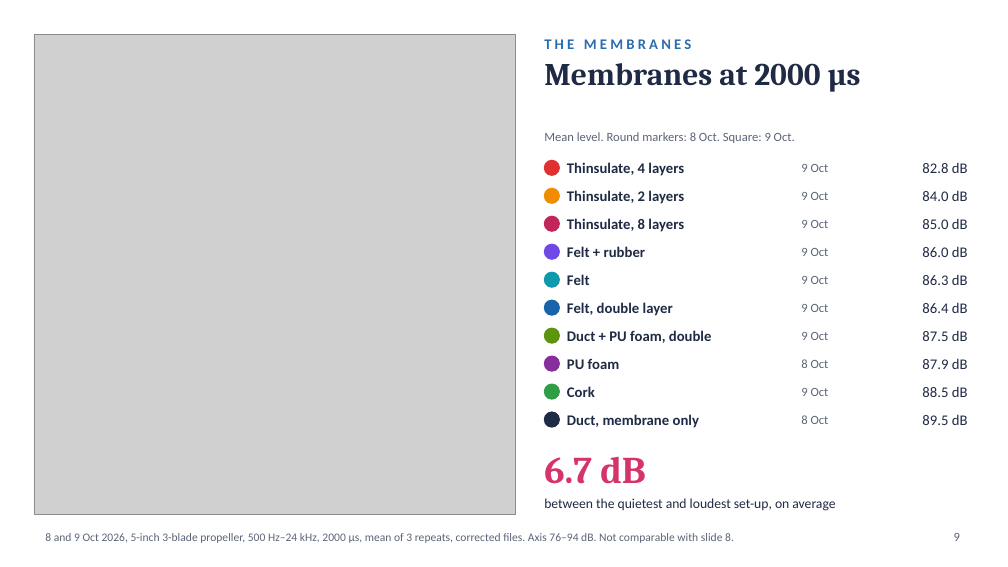
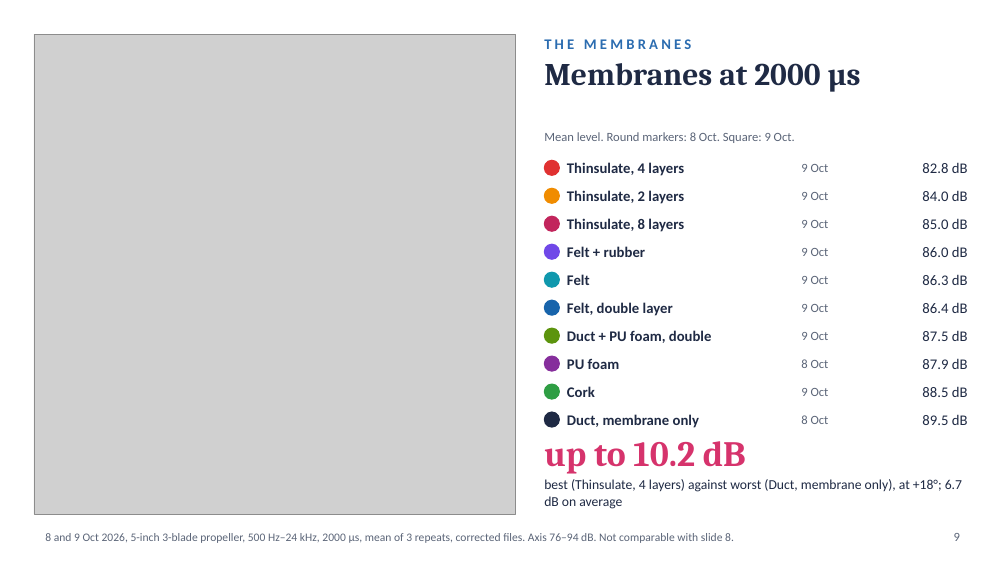
Before and after one commit to asdfgh0318/SoundVisualizer, a slide deck: slide 9 of docs/analysis/chamber-final-2026-10-01/slides/chamber-slides-final.pptx. Drawn at 1008x567 pixels with LibreOffice and Linux fonts; fonts in the diff are those of the drawing; grey boxes stand for pictures. Boxes give left, top, right and bottom in pixels: in the first picture for what was removed or moved away, otherwise in the second. Text is boxed around its words. In the diff, an @@ line names an element or a change of style, - is before the commit and + after.

```diff
--- a/docs/analysis/chamber-final-2026-10-01/slides/chamber-slides-final.pptx
+++ b/docs/analysis/chamber-final-2026-10-01/slides/chamber-slides-final.pptx
@@ text at <box>544,441,746,474</box>: text changed; size 36 to 34 pt @@
-6.7 dB
+up to 10.2 dB
@@ text at <box>544,479,962,509</box>: text changed @@
-between the quietest and loudest set-up, on average
+best (Thinsulate, 4 layers) against worst (Duct, membrane only), at +18°; 6.7 dB on average
@@ text "best (Thinsulate, 4 layers) against ..." at <box>544,479,962,509</box>: vertical alignment middle to top @@
```
Also in this commit, not shown: 1 other file.
